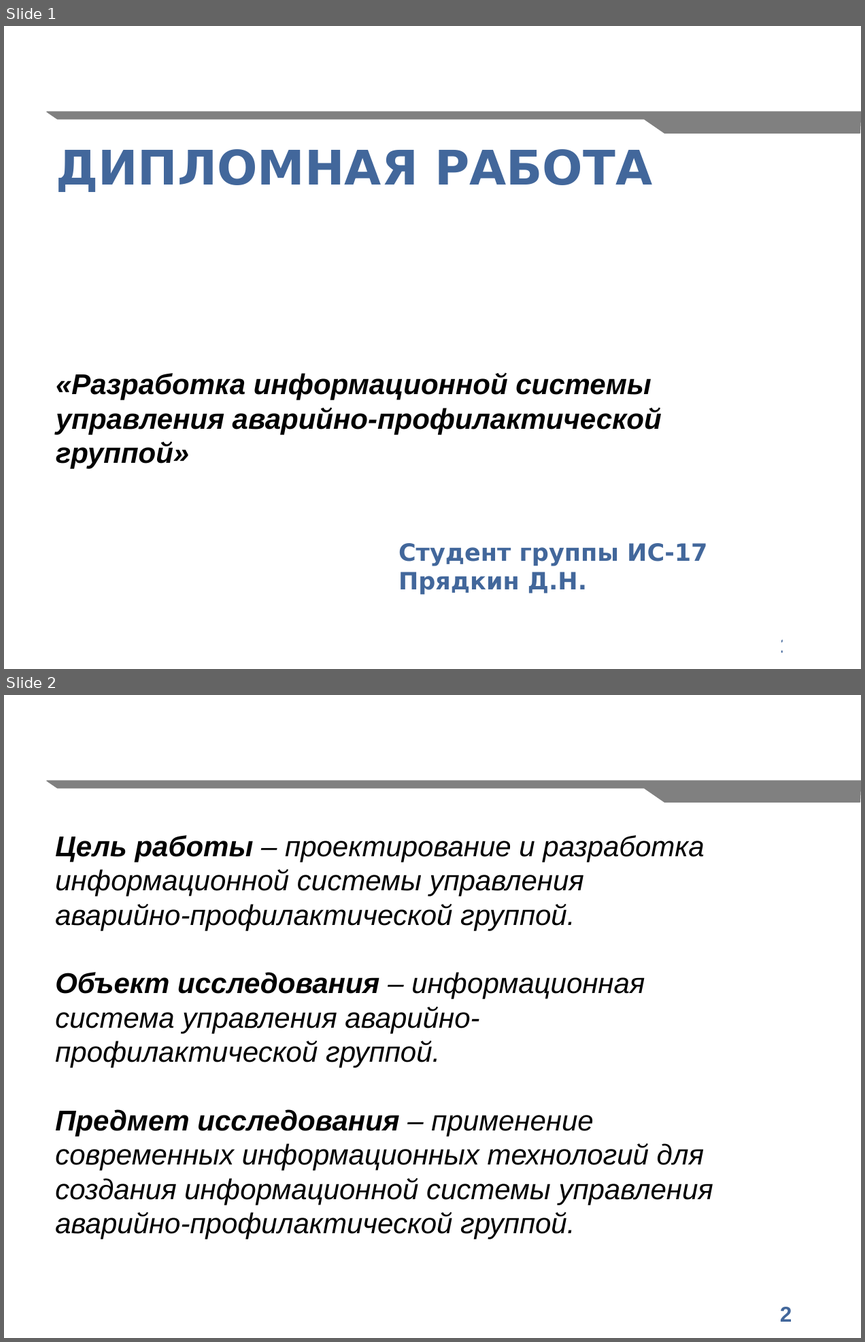
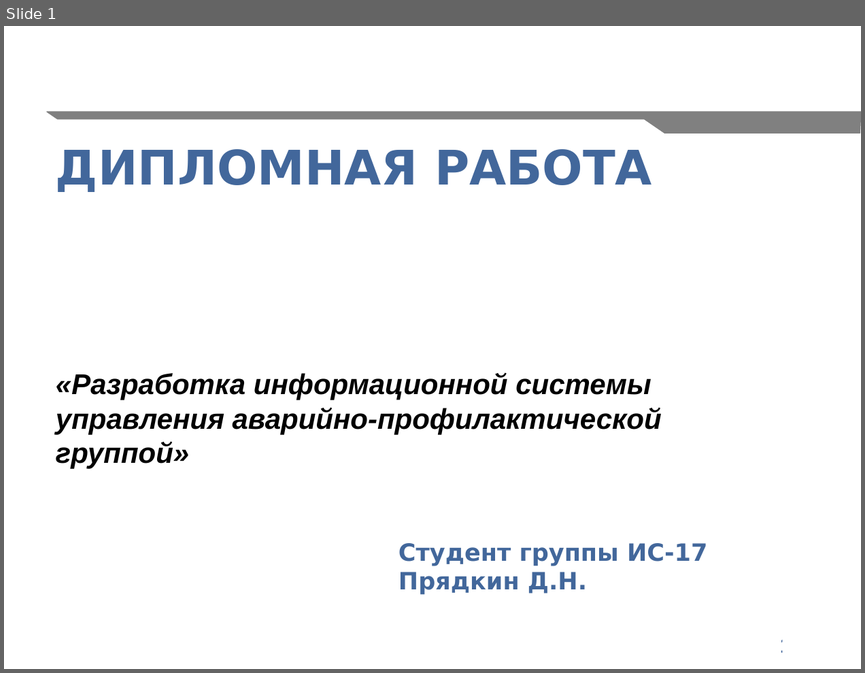
Before and after one commit to Dzmitry2020/workbook, a slide deck: docs/myPresentation.pptx. Shown one above the other, each under a label of ours: slides 1 and 2 before the commit, slide 1 after it. The pictures are 865x1342 and 865x673 pixels, drawn with LibreOffice and Linux fonts; fonts in the diff are those of the drawing; background and template pictures are left out. Boxes give left, top, right and bottom in pixels: in the first picture for what was removed or moved away, otherwise in the second. Text is boxed around its words. In the diff, an @@ line names an element or a change of style, - is before the commit and + after.

```diff
--- a/docs/myPresentation.pptx
+++ b/docs/myPresentation.pptx
@@ slide 2 removed at <box>4,695,861,1338</box>, background #FFFFFF; not listed: 2 template elements that a slide beside it also shows @@
@@ text removed at <box>55,835,713,1239</box> @@
-Цель работы – проектирование и разработка информационной системы управления аварийно-профилактической группой.
-Объект исследования – информационная система управления аварийно-профилактической группой.
-Предмет исследования – применение современных информационных технологий для создания информационной системы управления аварийно-профилактической группой.
```
Also in this commit, not shown: 1 other slide changed, 7 slides added, 5 other files.
